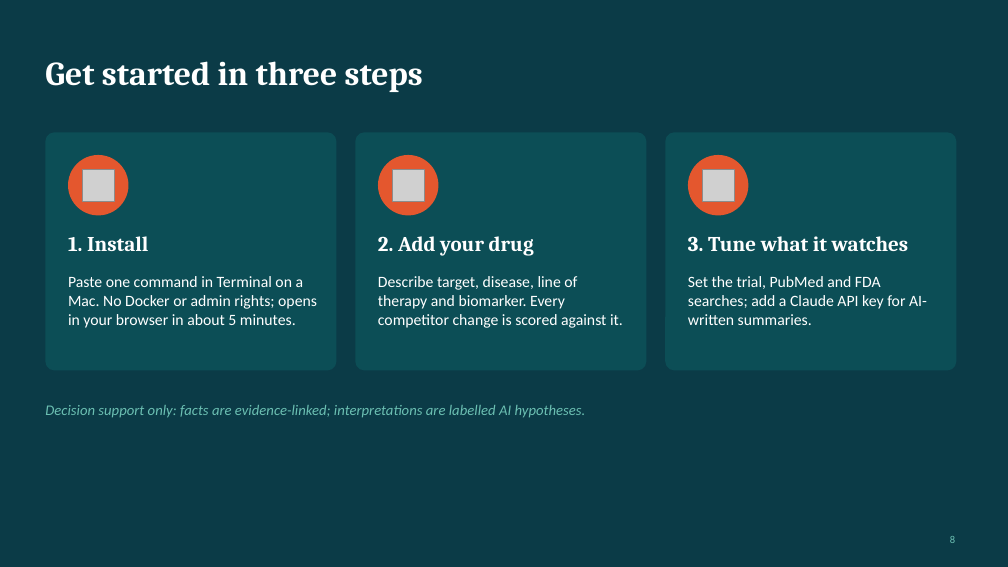
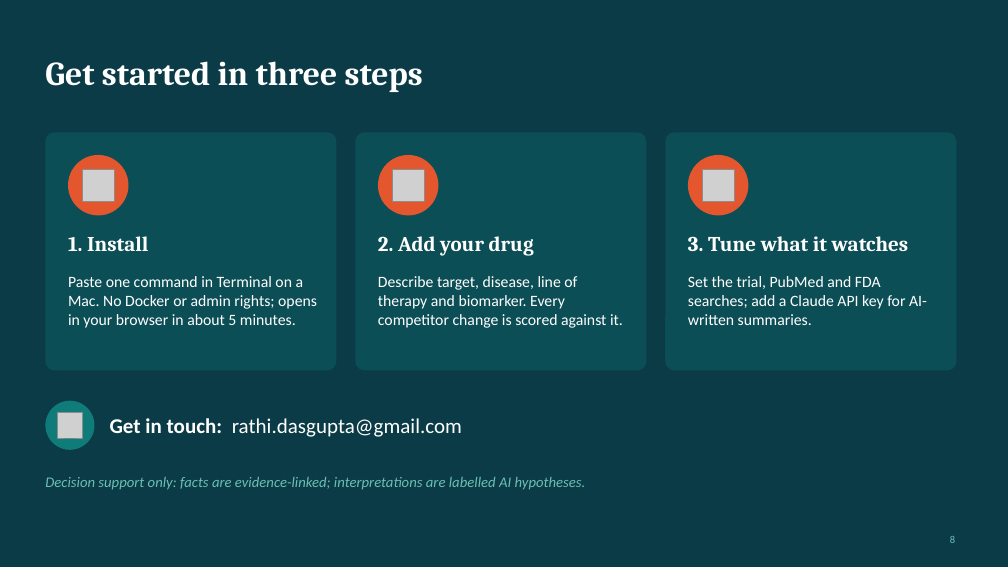
Before and after one commit to rathixdata/XData-Competitive-Clinical-Intelligence-Agent, a slide deck: slide 8 of docs/XData_CI_Agent_Overview.pptx. Drawn at 1008x567 pixels with LibreOffice and Linux fonts; fonts in the diff are those of the drawing; grey boxes stand for pictures; background and template pictures are left out. Boxes give left, top, right and bottom in pixels: in the first picture for what was removed or moved away, otherwise in the second. Text is boxed around its words. In the diff, an @@ line names an element or a change of style, - is before the commit and + after.

```diff
--- a/docs/XData_CI_Agent_Overview.pptx
+++ b/docs/XData_CI_Agent_Overview.pptx
@@ ellipse added at [45, 401, 95, 450], fill #0F7C7A @@
@@ picture added at [57, 413, 83, 439] @@
@@ text added at [110, 418, 462, 437], 20 pt, text #FFFFFF @@
+Get in touch: rathi.dasgupta@gmail.com
@@ text "Decision support only: facts are ...": place and size @@
-text "Decision support only: facts are ..." at [45, 405, 586, 418]
+text "Decision support only: facts are ..." at [45, 477, 586, 490]
```
Also in this commit, not shown: 7 other slides changed, 9 other files.
